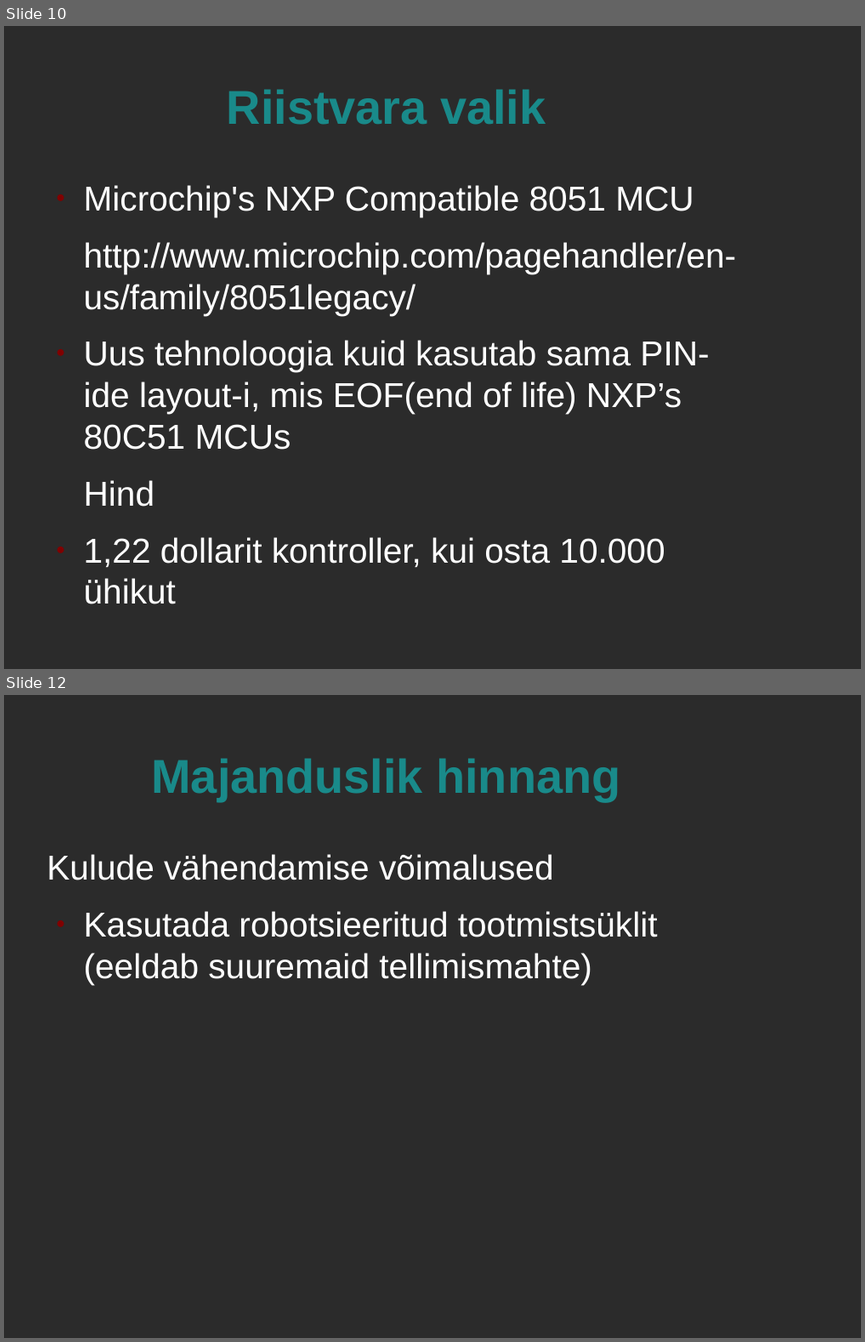
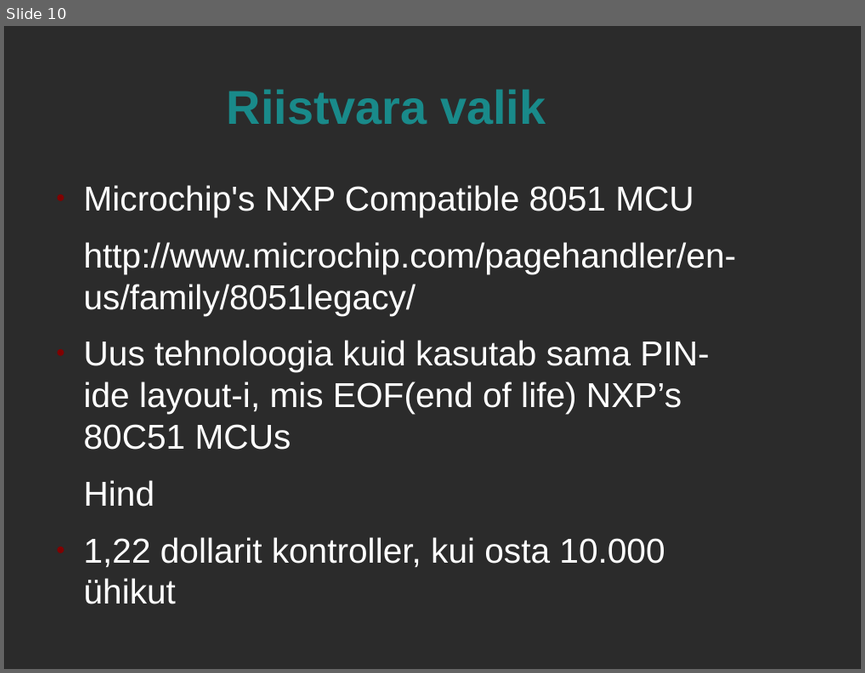
Before and after one commit to andresmets/riistvara, a slide deck: valgusfoor/presentatsioon.odp. Shown one above the other, each under a label of ours: slides 10 and 12 before the commit, slide 10 after it; the slides between them are not shown. The pictures are 865x1342 and 865x673 pixels, drawn with LibreOffice and Linux fonts; fonts in the diff are those of the drawing; background and template pictures are left out; a plain dark background stands for a picture behind light text. Boxes give left, top, right and bottom in pixels: in the first picture for what was removed or moved away, otherwise in the second. Text is boxed around its words. In the diff, an @@ line names an element or a change of style, - is before the commit and + after.

```diff
--- a/valgusfoor/presentatsioon.odp
+++ b/valgusfoor/presentatsioon.odp
@@ slide 12 removed at box(4, 695, 861, 1338), background picture (left out) @@
@@ title removed at box(151, 758, 620, 801) @@
-Majanduslik hinnang
@@ text removed at box(46, 854, 658, 984) @@
-Kulude vähendamise võimalused
-● Kasutada robotsieeritud tootmistsüklit (eeldab suuremaid tellimismahte)
```
Also in this commit, not shown: 2 slides added, 1 other slide removed.
